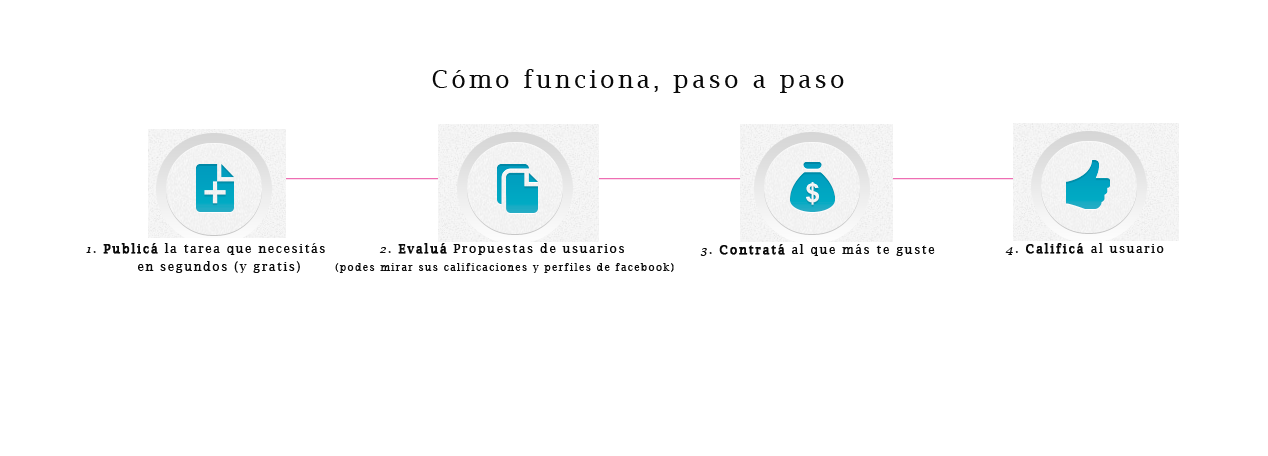
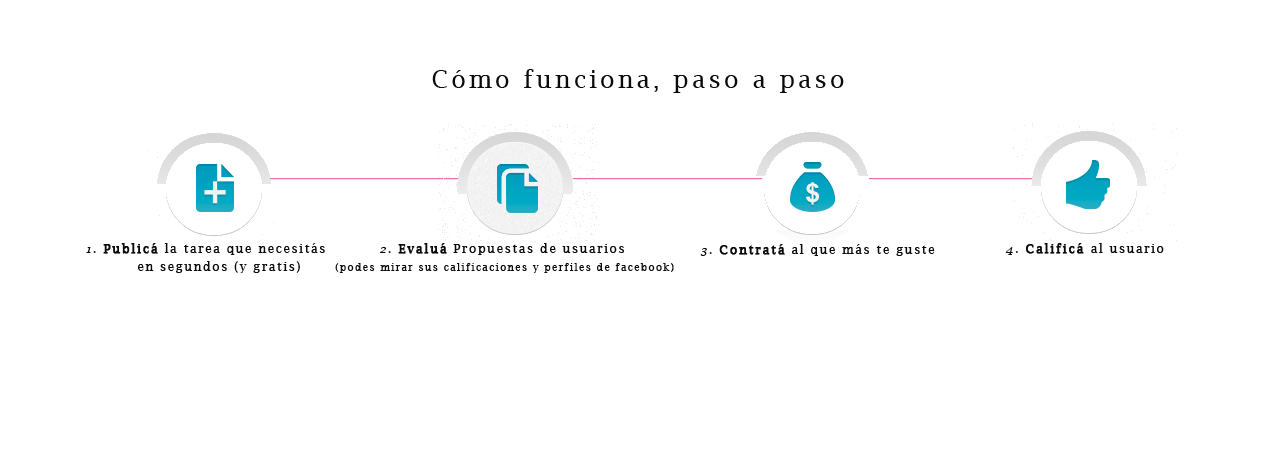
Before/after of a 1268x456 layered artwork. What changed in the layer stack:
painted on "4 IMG" over [1013, 123, 1179, 241]
painted on "3 IMG" over [740, 124, 893, 242]
painted on "2 IMG" over [438, 124, 599, 242]
painted on "1 IMG" over [148, 129, 286, 238]
added layer "Forma 3" above "Forma 2" over [154, 129, 270, 238]
added layer "Forma 2" above "Forma 1" over [762, 124, 869, 242]
added layer "Forma 1" above "Fondo copia" over [1038, 123, 1131, 241]
added layer "Fondo copia" above "Fondo" over [148, 123, 1179, 242]
hid "Fondo" over [148, 123, 1179, 242]
